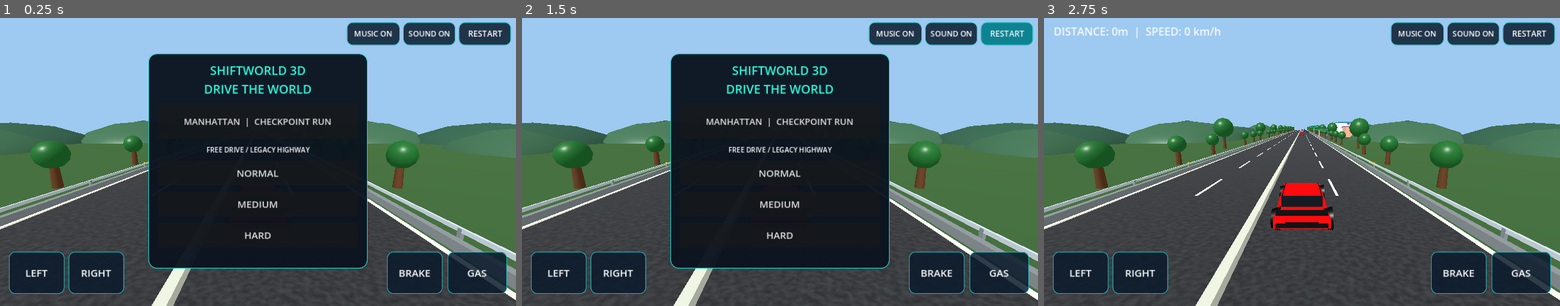
Above: before the commit, frames 1-3 (left to right).
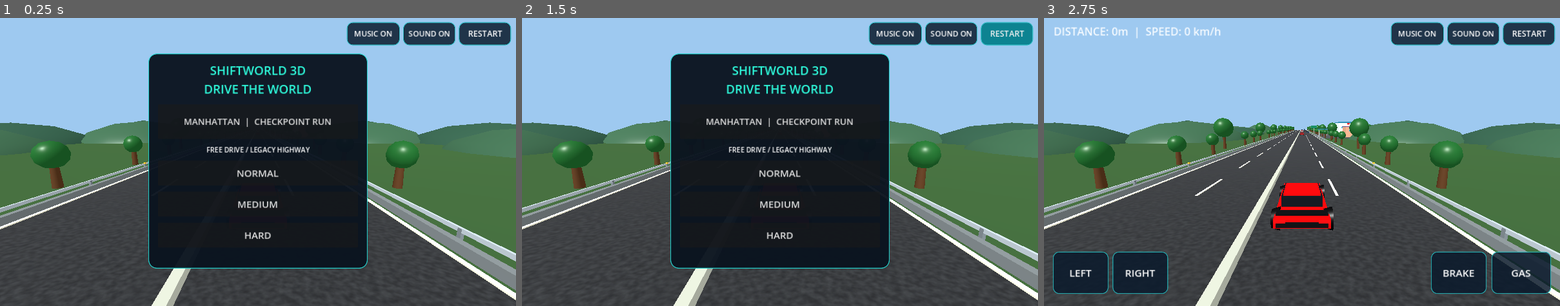
Above: after the commit, the same moments.

Repository: Mehedi13Wp/shiftworld-3d-
Game: Godot game, scene res://scenes/main.tscn
Same seed, same stepped clock (60 frames per second), same inputs: the game is played once before the commit and once after it.
Inputs:
- Up to frame 1 (0.25 s): no input
- Up to frame 2 (1.5 s): click "MEDIUM" at 0.5 s; click "RESTART" at 1.25 s
- Up to frame 3 (2.75 s): click "HARD" at 2 s

The runs differ from the first frame. In frame 1, 6.3% of the frame differs, in the area x 1-99%, y 80-96%; in frame 2, 6.3%; in frame 3, nothing differs.

Commit message:
Polish landscape UI: separate mission HUD and hide driving controls on menu

Diff:
--- a/scripts/game.gd
+++ b/scripts/game.gd
@@ -18,6 +18,7 @@
 var city_velocity := 0.0
 var reverse_gear := false
 var collision_flash := 0.0
+var driving_buttons: Array[Button] = []
 var speed := 0.0
 var steering := 0.0
 var accelerating := false
@@ -555,6 +556,8 @@
 	difficulty = mode
 	game_started = true
 	menu_panel.visible = false
+	for btn in driving_buttons:
+		btn.visible = true
 	speed = 0.0
 	if music_enabled and is_instance_valid(music_player):
 		music_player.play()
@@ -642,9 +645,9 @@
 	mission_label.anchor_left = 0.5
 	mission_label.anchor_right = 0.5
 	mission_label.offset_left = -325
-	mission_label.offset_top = 18
+	mission_label.offset_top = 108
 	mission_label.offset_right = 325
-	mission_label.offset_bottom = 70
+	mission_label.offset_bottom = 156
 	mission_label.horizontal_alignment = HORIZONTAL_ALIGNMENT_CENTER
 	mission_label.add_theme_font_size_override("font_size", 25)
 	mission_label.add_theme_color_override("font_color", Color(0.23, 1.0, 0.87))
@@ -710,6 +713,9 @@
 	var gas := _hud_button(ui, "GAS", Vector2(1, 1), Vector2(-170, -135), Vector2(148, 105))
 	gas.button_down.connect(func(): accelerating = true)
 	gas.button_up.connect(func(): accelerating = false)
+	driving_buttons = [left, right, brake, gas]
+	for btn in driving_buttons:
+		btn.visible = false
 	gear_button = _hud_button(ui, "GEAR: D", Vector2(1, 1), Vector2(-170, -210), Vector2(148, 62))
 	gear_button.add_theme_font_size_override("font_size", 22)
 	gear_button.visible = false
